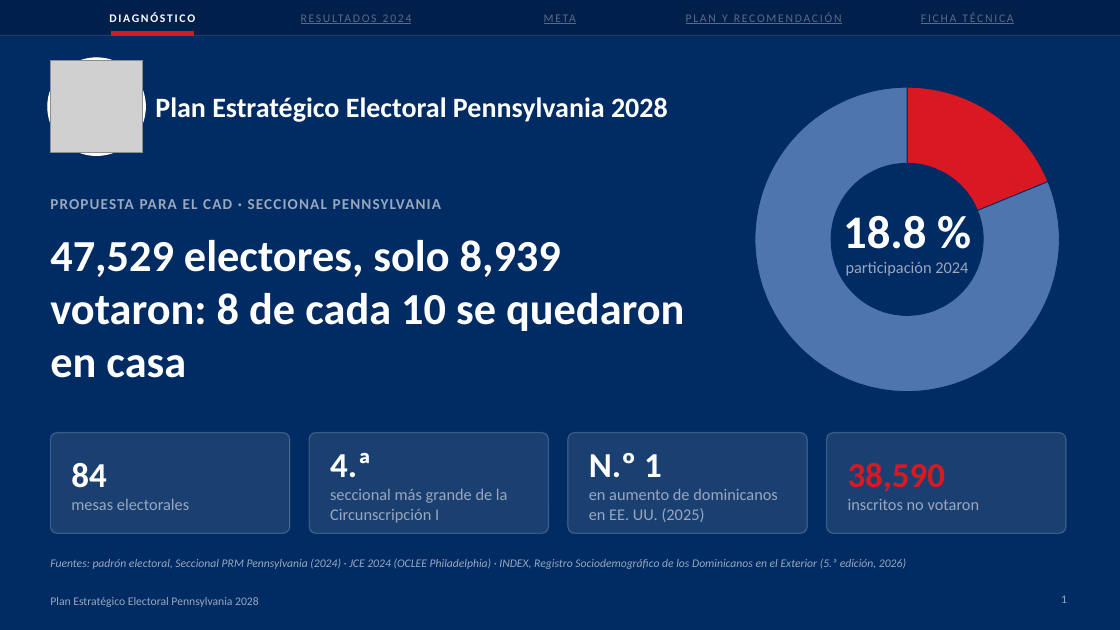
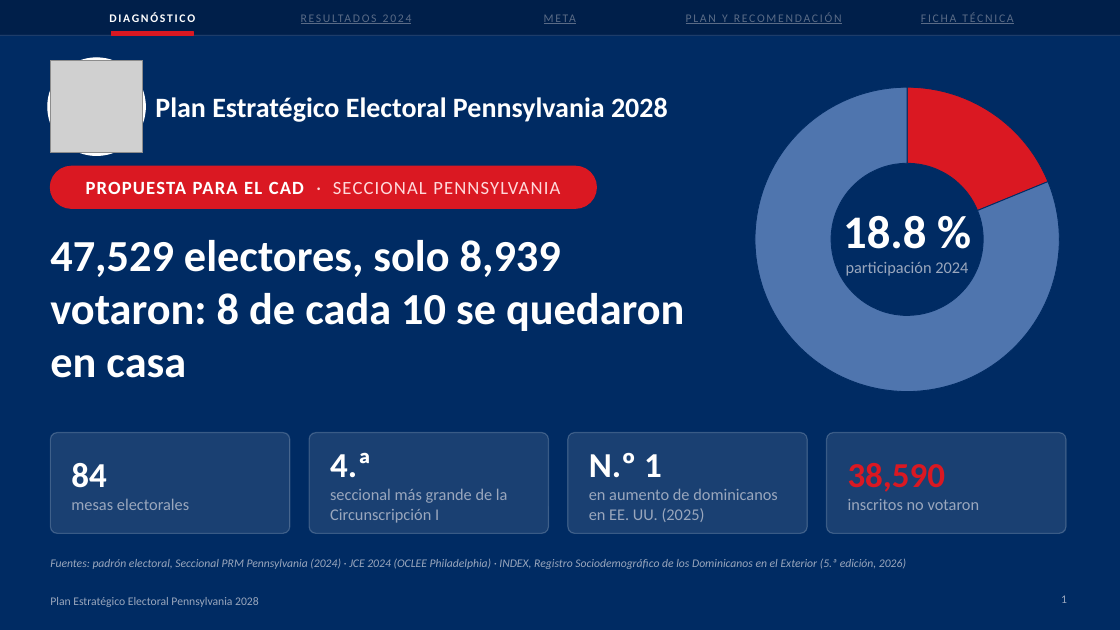
Before and after one commit to rcastillo9556/pdf-toolkit, a slide deck: slide 1 of presentaciones/Plan_Estrategico_Electoral_Pennsylvania_2028.pptx. Drawn at 1120x630 pixels with LibreOffice and Linux fonts; fonts in the diff are those of the drawing; grey boxes stand for pictures. Boxes give left, top, right and bottom in pixels: in the first picture for what was removed or moved away, otherwise in the second. Text is boxed around its words. In the diff, an @@ line names an element or a change of style, - is before the commit and + after.

```diff
--- a/presentaciones/Plan_Estrategico_Electoral_Pennsylvania_2028.pptx
+++ b/presentaciones/Plan_Estrategico_Electoral_Pennsylvania_2028.pptx
@@ text "PROPUESTA PARA EL CAD · ...": place and size @@
-text "PROPUESTA PARA EL CAD · ..." at box(50, 199, 441, 209)
+text "PROPUESTA PARA EL CAD · ..." at box(86, 181, 560, 194)
@@ text "PROPUESTA PARA EL CAD · ..." at box(86, 181, 560, 194): size 13 to 16 pt; text colour #9AA7BD to #FFFFFF in "PROPUESTA PARA EL CAD"; text colour #9AA7BD to #FFD9DB, bold off in "· SECCIONAL PENNSYLVANIA"; alignment left to centre @@
@@ rounded rectangle added at box(50, 166, 597, 208), fill #DA1822, outline #DA1822 1 pt @@
```
Also in this commit, not shown: 2 other files.
